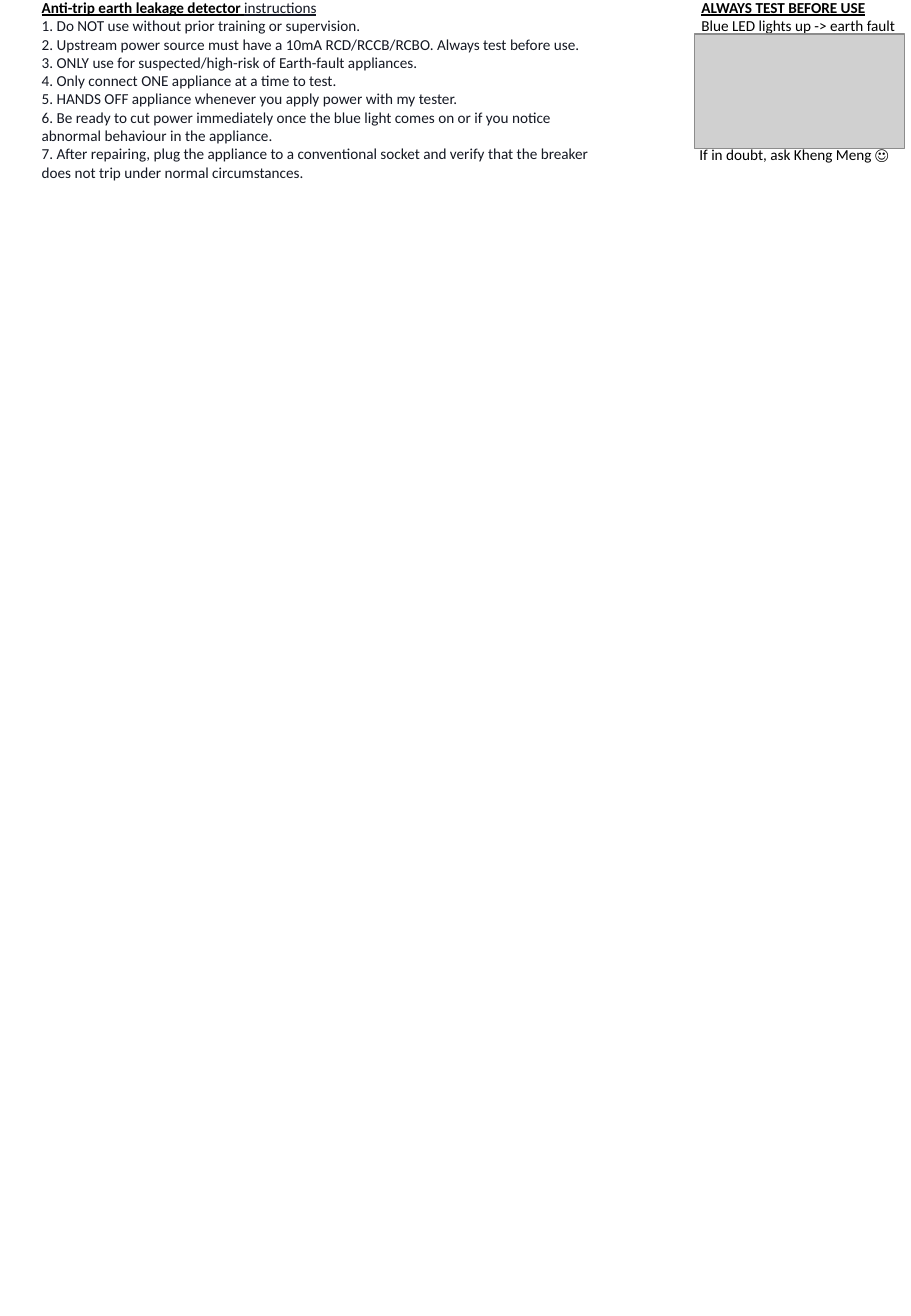
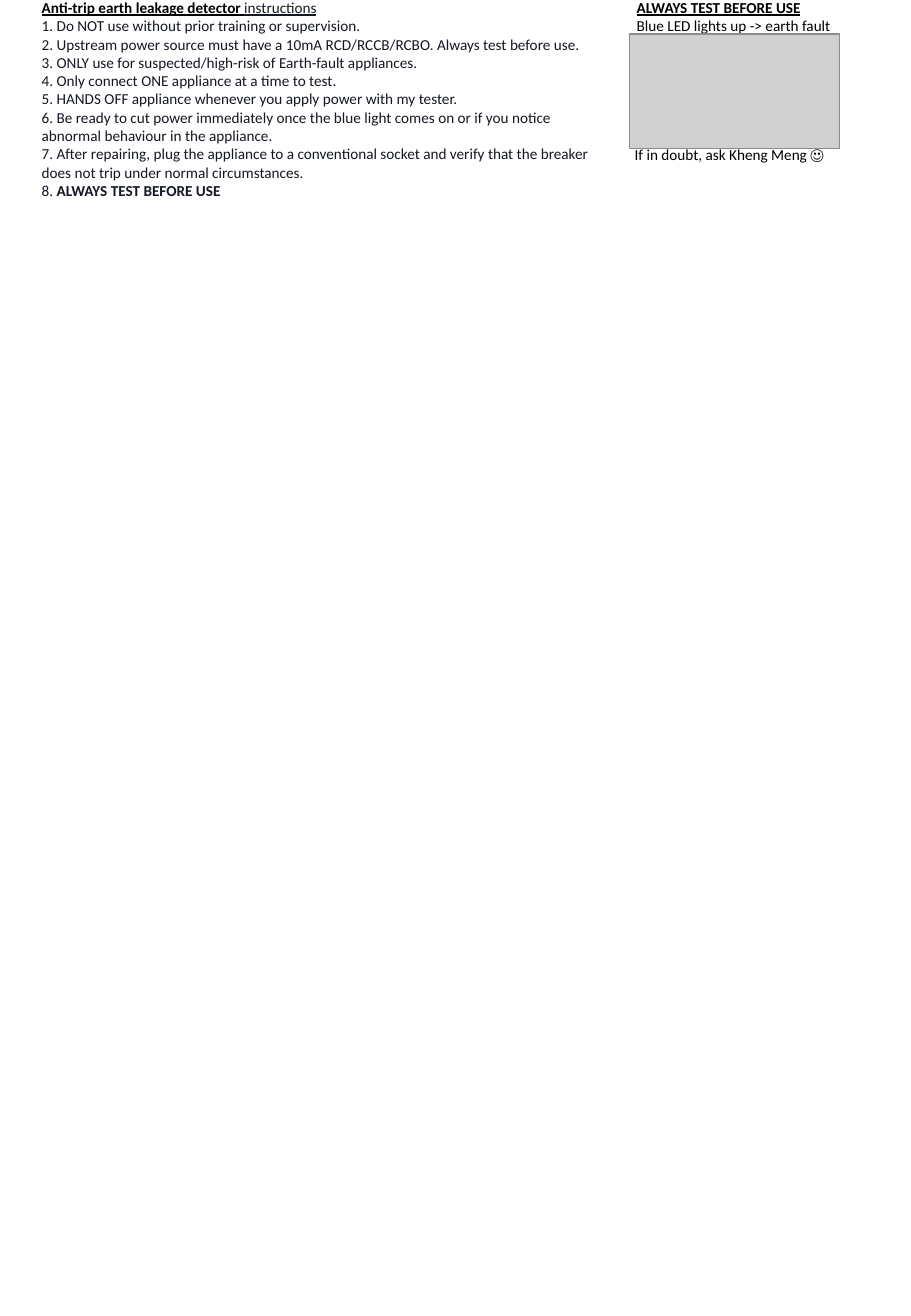
Before and after one commit to wemakerspace/repair-kopitiam-training-and-equipment, a slide deck: slide 1 of anti-trip-earth-leakage-detector/anti-trip-earth-leakage-detector instructions.pptx. Drawn at 911x1316 pixels with LibreOffice and Linux fonts; fonts in the diff are those of the drawing; grey boxes stand for pictures. Boxes give left, top, right and bottom in pixels: in the first picture for what was removed or moved away, otherwise in the second. Text is boxed around its words. In the diff, an @@ line names an element or a change of style, - is before the commit and + after.

Commit message:
update earth leakage detector instructions

```diff
--- a/anti-trip-earth-leakage-detector/anti-trip-earth-leakage-detector instructions.pptx
+++ b/anti-trip-earth-leakage-detector/anti-trip-earth-leakage-detector instructions.pptx
@@ 2 texts, 1 picture: place and size @@
-2 texts, 1 picture at box(695, 3, 905, 163)
+2 texts, 1 picture at box(629, 3, 839, 163)
@@ text at box(42, 185, 221, 196): paragraph added @@
+8. ALWAYS TEST BEFORE USE
```
